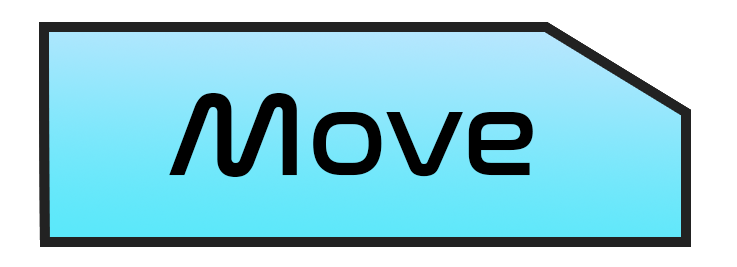
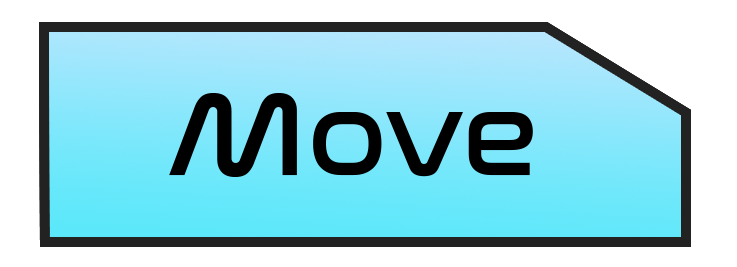
Layered file, before and after one edit (737px x 267px). Changes by layer:
pixels changed over <box>169,93,533,177</box> (layer not identified)
